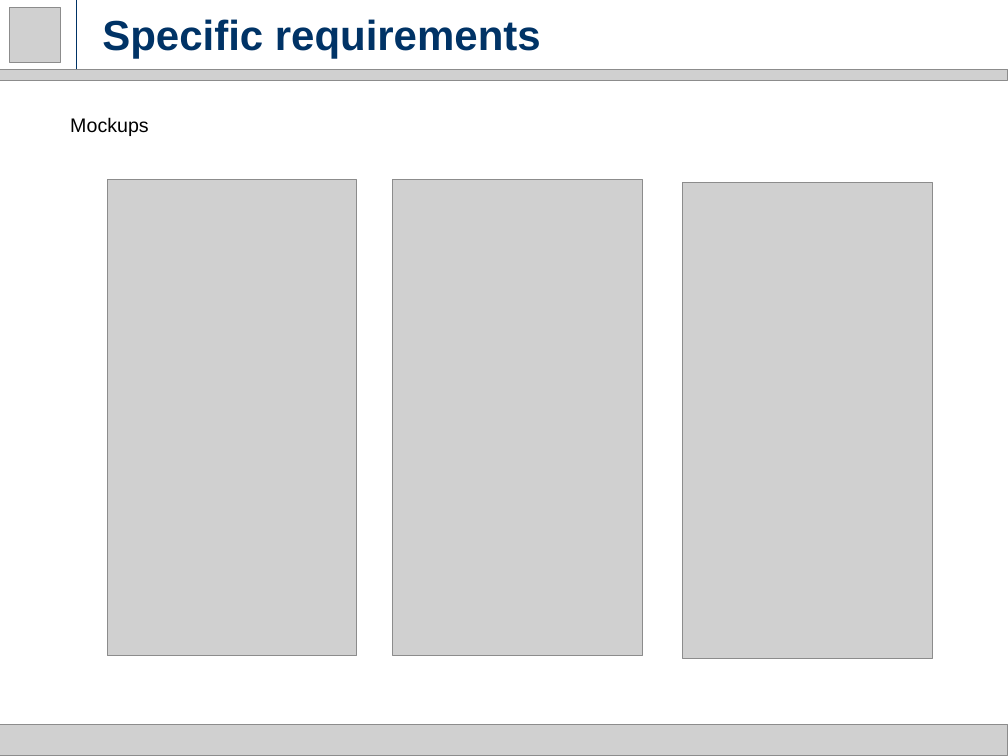
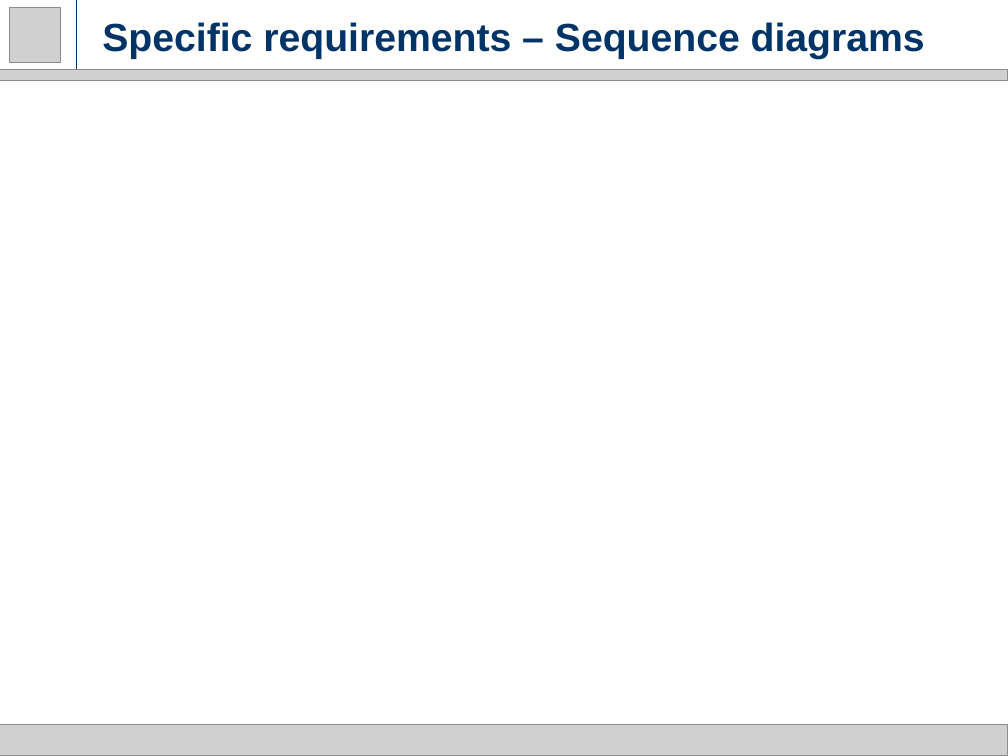
Before and after one commit to milica13629/SW2015, a slide deck: slide 21 of RASD.pptx (slide 16 before the commit). Drawn at 1008x756 pixels with LibreOffice and Linux fonts; fonts in the diff are those of the drawing; grey boxes stand for pictures. Boxes give left, top, right and bottom in pixels: in the first picture for what was removed or moved away, otherwise in the second. Text is boxed around its words. In the diff, an @@ line names an element or a change of style, - is before the commit and + after.

```diff
--- a/RASD.pptx
+++ b/RASD.pptx
@@ title at bbox=[102, 22, 925, 59]: text changed; size 30 to 28 pt @@
-Specific requirements
+Specific requirements – Sequence diagrams
@@ text removed at bbox=[70, 117, 149, 136] @@
-Mockups
@@ picture removed at bbox=[107, 179, 357, 655] @@
@@ picture removed at bbox=[393, 179, 643, 655] @@
@@ picture removed at bbox=[682, 182, 932, 658] @@
```
Also in this commit, not shown: 10 other slides changed, 11 slides added, 1 slide removed.
